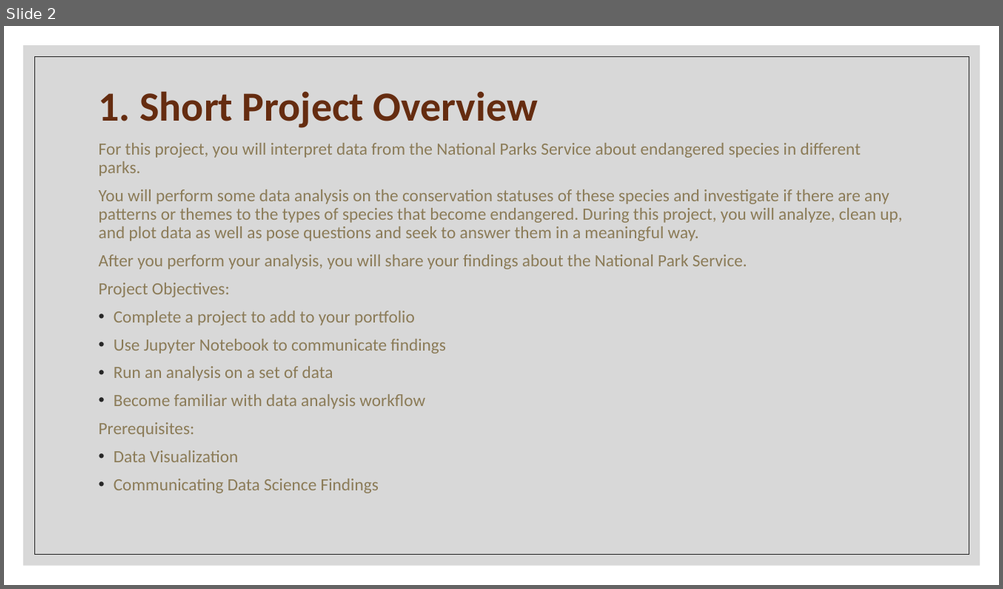
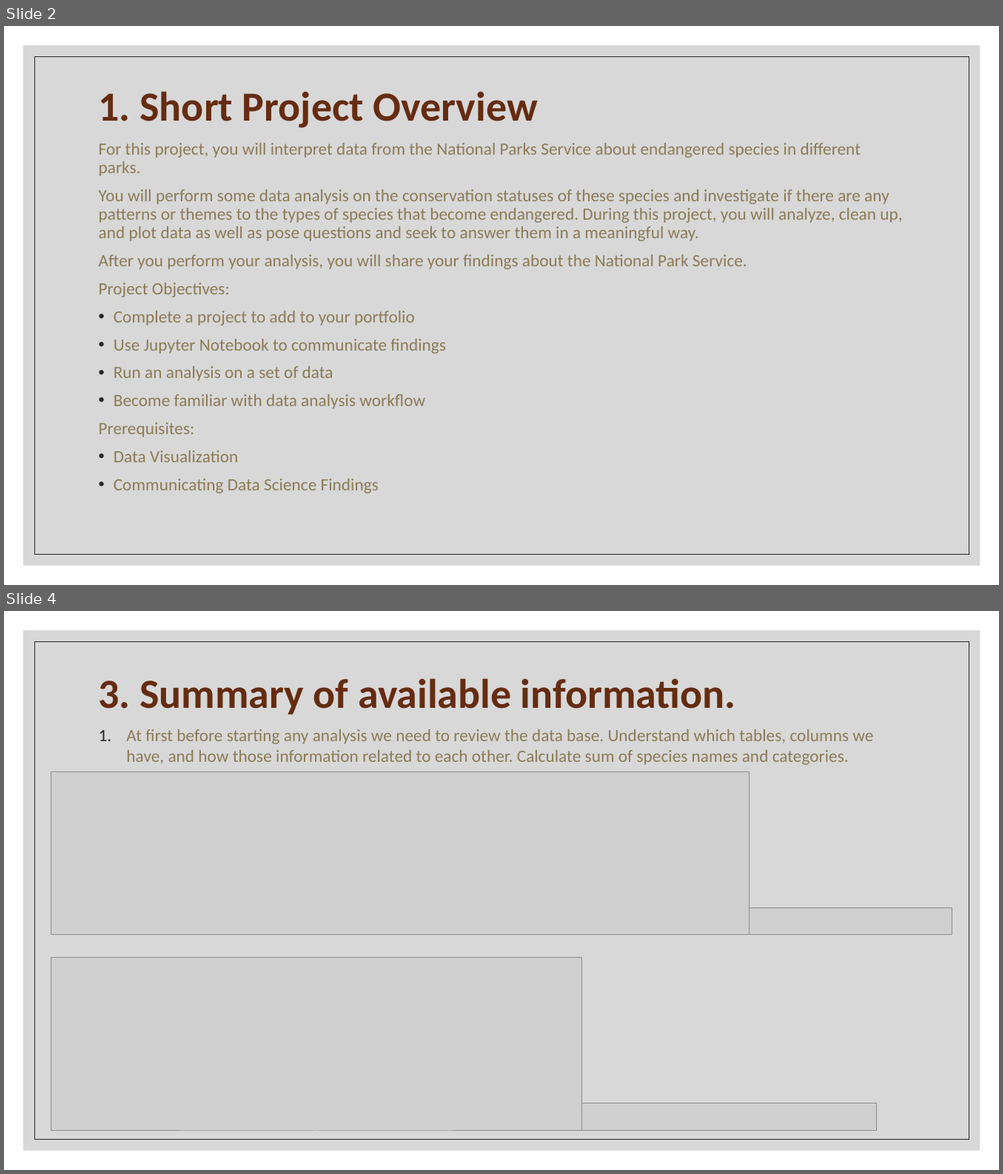
Before and after one commit to Kate-Pol/Biodiversity-in-National-Parks, a slide deck: Project Presentation.pptx. Shown one above the other, each under a label of ours: slide 2 before the commit, slides 2 and 4 after it; the slides between them are not shown. The pictures are 1003x589 and 1003x1174 pixels, drawn with LibreOffice and Linux fonts; fonts in the diff are those of the drawing; grey boxes stand for pictures. Boxes give left, top, right and bottom in pixels: in the first picture for what was removed or moved away, otherwise in the second. Text is boxed around its words. In the diff, an @@ line names an element or a change of style, - is before the commit and + after.

```diff
--- a/Project Presentation.pptx
+++ b/Project Presentation.pptx
@@ slide 4 added at bbox=[4, 611, 999, 1170], background #FFFFFF; not listed: 2 template elements that a slide beside it also shows @@
@@ title added at bbox=[99, 678, 736, 715], 40 pt, text #662C10, bold @@
+3. Summary of available information.
@@ text added at bbox=[126, 729, 873, 765], 16.6 pt, text #8B7B57 @@
+1. At first before starting any analysis we need to review the data base. Understand which tables, columns we have, and how those information related to each other. Calculate sum of species names and categories.
@@ picture added at bbox=[51, 772, 749, 935] @@
@@ picture added at bbox=[749, 908, 952, 936] @@
@@ picture added at bbox=[51, 958, 582, 1132] @@
@@ picture added at bbox=[581, 1103, 876, 1131] @@
```
Also in this commit, not shown: 4 other slides added, 1 other file.
